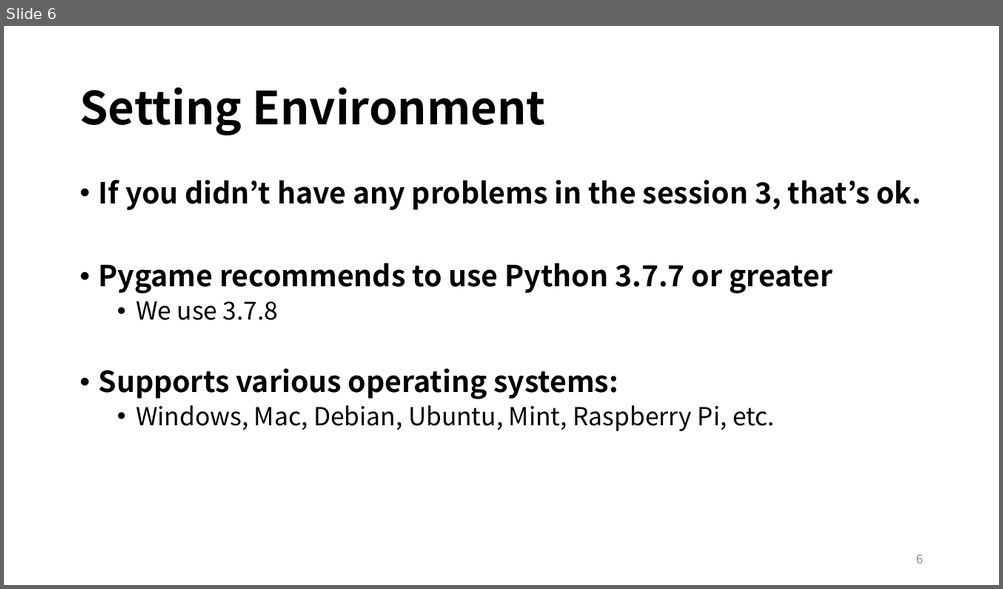
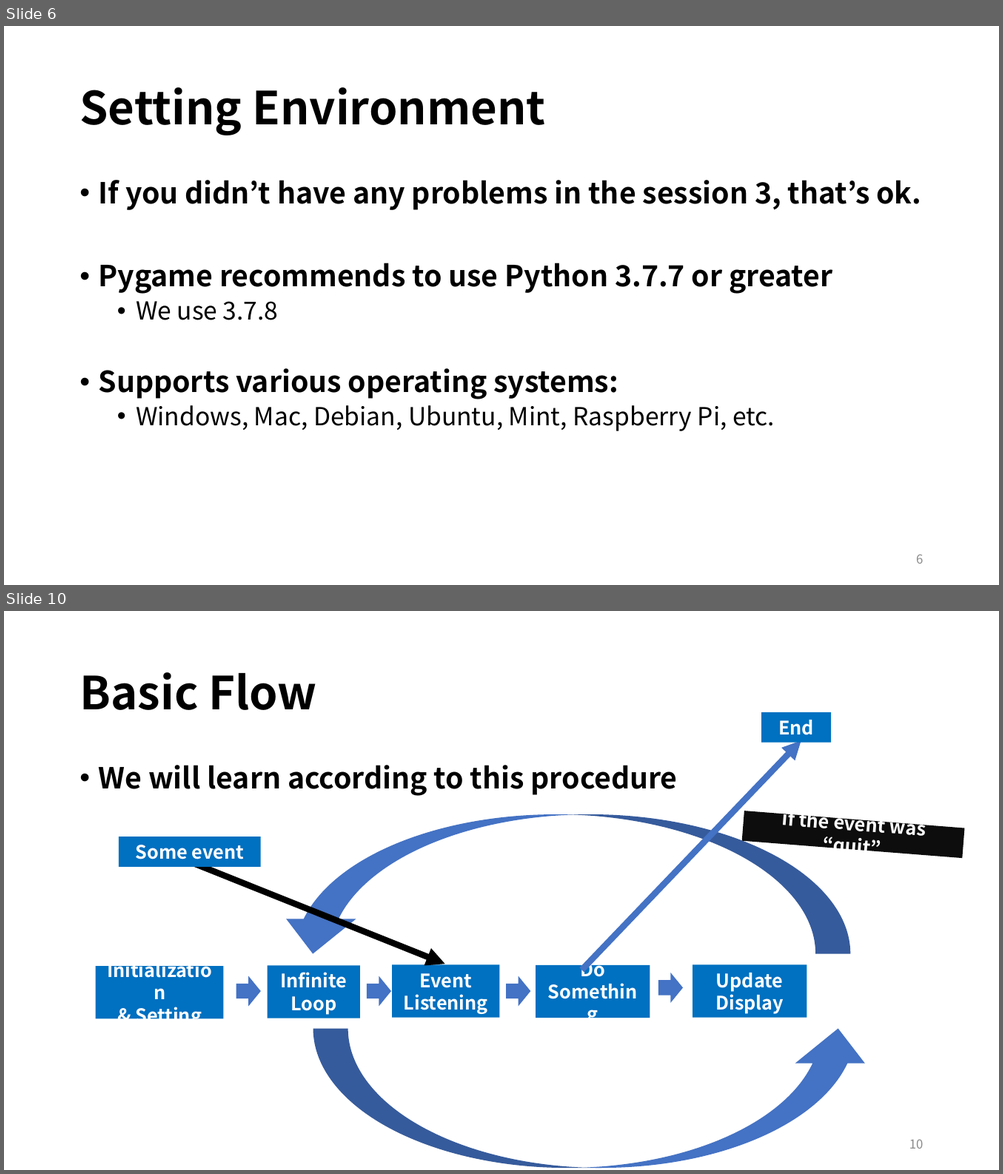
Before and after one commit to EunSeong-Park/EunSeong-Park.github.io, a slide deck: contents/2020_ITinerary/assets/session_4/preclass.pptx. Shown one above the other, each under a label of ours: slide 6 before the commit, slides 6 and 10 after it; the slides between them are not shown. The pictures are 1003x589 and 1003x1174 pixels, drawn with LibreOffice and Linux fonts; fonts in the diff are those of the drawing. Boxes give left, top, right and bottom in pixels: in the first picture for what was removed or moved away, otherwise in the second. Text is boxed around its words. In the diff, an @@ line names an element or a change of style, - is before the commit and + after.

```diff
--- a/contents/2020_ITinerary/assets/session_4/preclass.pptx
+++ b/contents/2020_ITinerary/assets/session_4/preclass.pptx
@@ slide 10 added at <box>4,611,999,1170</box>, background #FFFFFF @@
@@ title added at <box>79,672,317,710</box>, 44 pt, text #000000, bold @@
+Basic Flow
@@ rectangle added at <box>761,712,831,742</box>, fill #0070C0, 18 pt, text #FFFFFF, bold @@
+End
@@ arrow added from (581, 970) to (801, 741), #4472C4 6 pt @@
@@ text added at <box>99,765,677,796</box>, 28 pt, text #000000, bold @@
+• We will learn according to this procedure
@@ curved up arrow added at <box>278,815,850,954</box>, fill #4472C4 @@
@@ rectangle added at <box>742,812,965,858</box>, fill #0D0D0D, 18 pt, text #FFFFFF, bold @@
+if the event was “quit”
@@ rectangle added at <box>119,837,261,867</box>, fill #0070C0, 18 pt, text #FFFFFF, bold @@
+Some event
@@ arrow added from (160, 850) to (445, 964), #000000 6 pt @@
@@ rectangle added at <box>392,965,499,1019</box>, fill #0070C0, 18 pt, text #FFFFFF, bold @@
+Event
+Listening
@@ rectangle added at <box>536,965,650,1019</box>, fill #0070C0, 18 pt, text #FFFFFF, bold @@
+Do Something
@@ rectangle added at <box>693,965,807,1019</box>, fill #0070C0, 18 pt, text #FFFFFF, bold @@
+Update
+Display
@@ rectangle added at <box>96,966,223,1019</box>, fill #0070C0, 18 pt, text #FFFFFF, bold @@
+Initialization
+& Setting
@@ right arrow added at <box>236,977,261,1006</box>, fill #4472C4 @@
@@ rectangle added at <box>267,966,360,1019</box>, fill #0070C0, 18 pt, text #FFFFFF, bold @@
+Infinite Loop
@@ right arrow added at <box>367,977,391,1006</box>, fill #4472C4 @@
@@ right arrow added at <box>506,977,531,1006</box>, fill #4472C4 @@
@@ right arrow added at <box>658,973,683,1002</box>, fill #4472C4 @@
@@ curved up arrow added at <box>313,1029,873,1168</box>, fill #4472C4 @@
@@ page number added at <box>909,1139,923,1149</box>, 12 pt, text #8C8C8C @@
+10
```
Also in this commit, not shown: 1 slide changed, 46 other slides added, 1 slide removed, 6 other files.
